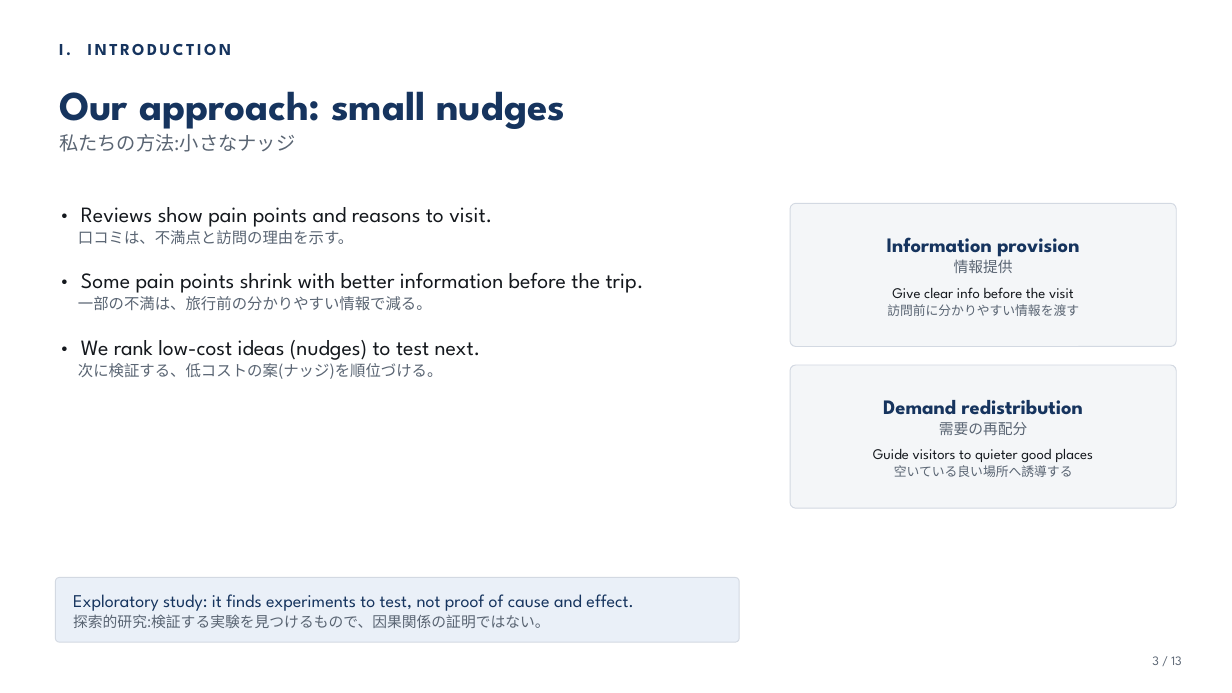
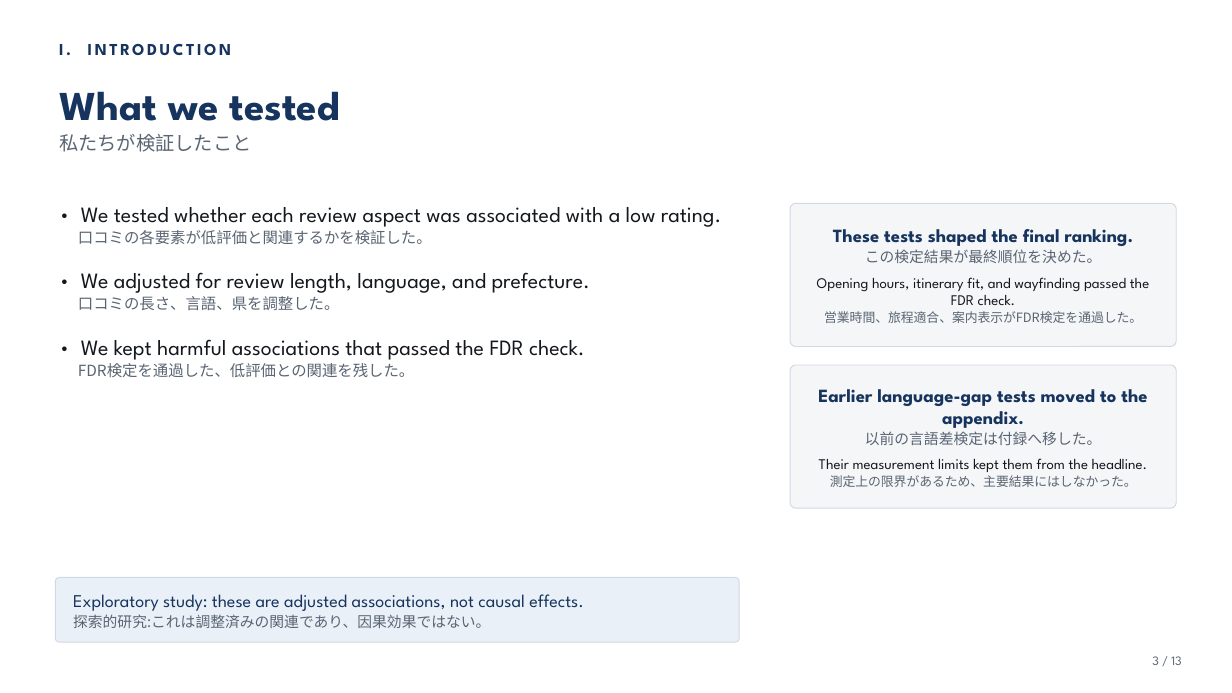
Before and after one commit to andrew-verde/hokuriku-tourist-sentiment-analysis, a slide deck: slide 2 of NUDGE-Intro-Simple.pptx. Drawn at 1232x693 pixels with LibreOffice and Linux fonts; fonts in the diff are those of the drawing. Boxes give left, top, right and bottom in pixels: in the first picture for what was removed or moved away, otherwise in the second. Text is boxed around its words. In the diff, an @@ line names an element or a change of style, - is before the commit and + after.

```diff
--- a/NUDGE-Intro-Simple.pptx
+++ b/NUDGE-Intro-Simple.pptx
@@ text at <box>59,91,340,152</box>: text changed @@
-Our approach: small nudges
-私たちの方法:小さなナッジ
+What we tested
+私たちが検証したこと
@@ text at <box>78,207,721,378</box>: text changed @@
-• Reviews show pain points and reasons to visit.
-口コミは、不満点と訪問の理由を示す。
-• Some pain points shrink with better information before the trip.
-一部の不満は、旅行前の分かりやすい情報で減る。
-• We rank low-cost ideas (nudges) to test next.
-次に検証する、低コストの案(ナッジ)を順位づける。
+• We tested whether each review aspect was associated with a low rating.
+口コミの各要素が低評価と関連するかを検証した。
+• We adjusted for review length, language, and prefecture.
+口コミの長さ、言語、県を調整した。
+• We kept harmful associations that passed the FDR check.
+FDR検定を通過した、低評価との関連を残した。
@@ text in rounded rectangle at <box>817,229,1149,323</box>: text changed @@
-Information provision
-情報提供
-Give clear info before the visit
-訪問前に分かりやすい情報を渡す
+These tests shaped the final ranking.
+この検定結果が最終順位を決めた。
+Opening hours, itinerary fit, and wayfinding passed the FDR check.
+営業時間、旅程適合、案内表示がFDR検定を通過した。
@@ text in rounded rectangle at <box>818,389,1148,487</box>: text changed @@
-Demand redistribution
-需要の再配分
-Guide visitors to quieter good places
-空いている良い場所へ誘導する
+Earlier language-gap tests moved to the appendix.
+以前の言語差検定は付録へ移した。
+Their measurement limits kept them from the headline.
+測定上の限界があるため、主要結果にはしなかった。
@@ text in rounded rectangle at <box>73,594,584,628</box>: text changed @@
-Exploratory study: it finds experiments to test, not proof of cause and effect.
-探索的研究:検証する実験を見つけるもので、因果関係の証明ではない。
+Exploratory study: these are adjusted associations, not causal effects.
+探索的研究:これは調整済みの関連であり、因果効果ではない。
```
Also in this commit, not shown: 3 other files.
